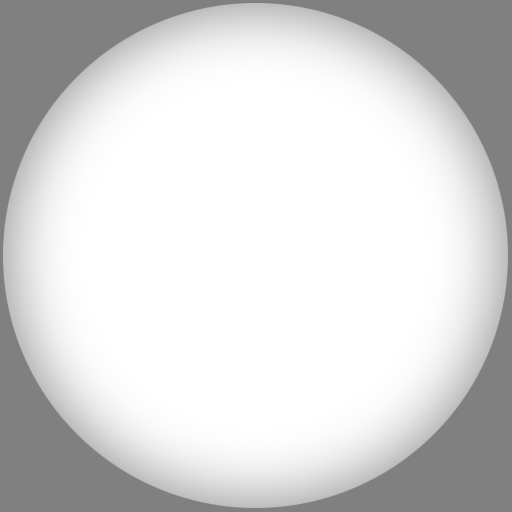
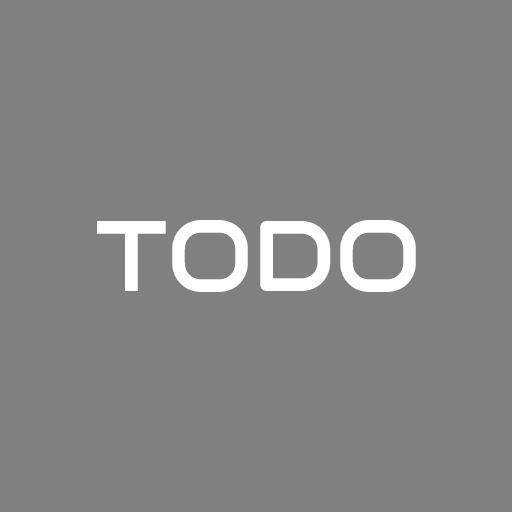
Layer changes from the first 512 x 512 image to the second:
added layer "TODO" above "Layer 2" over (97, 220, 416, 292)
hid "Layer 2" over (3, 3, 508, 508)
